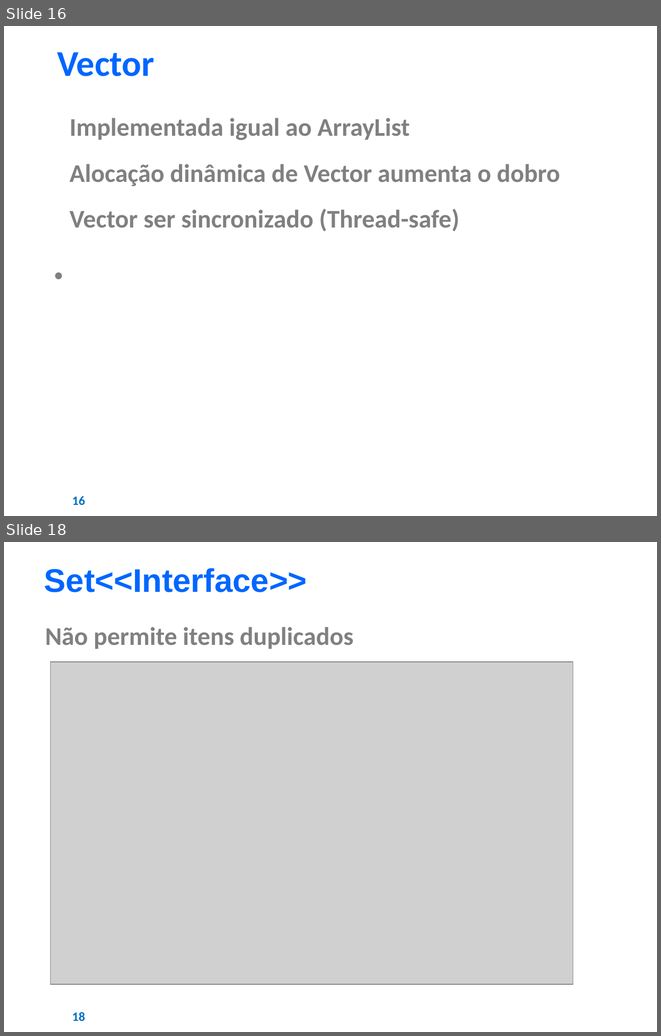
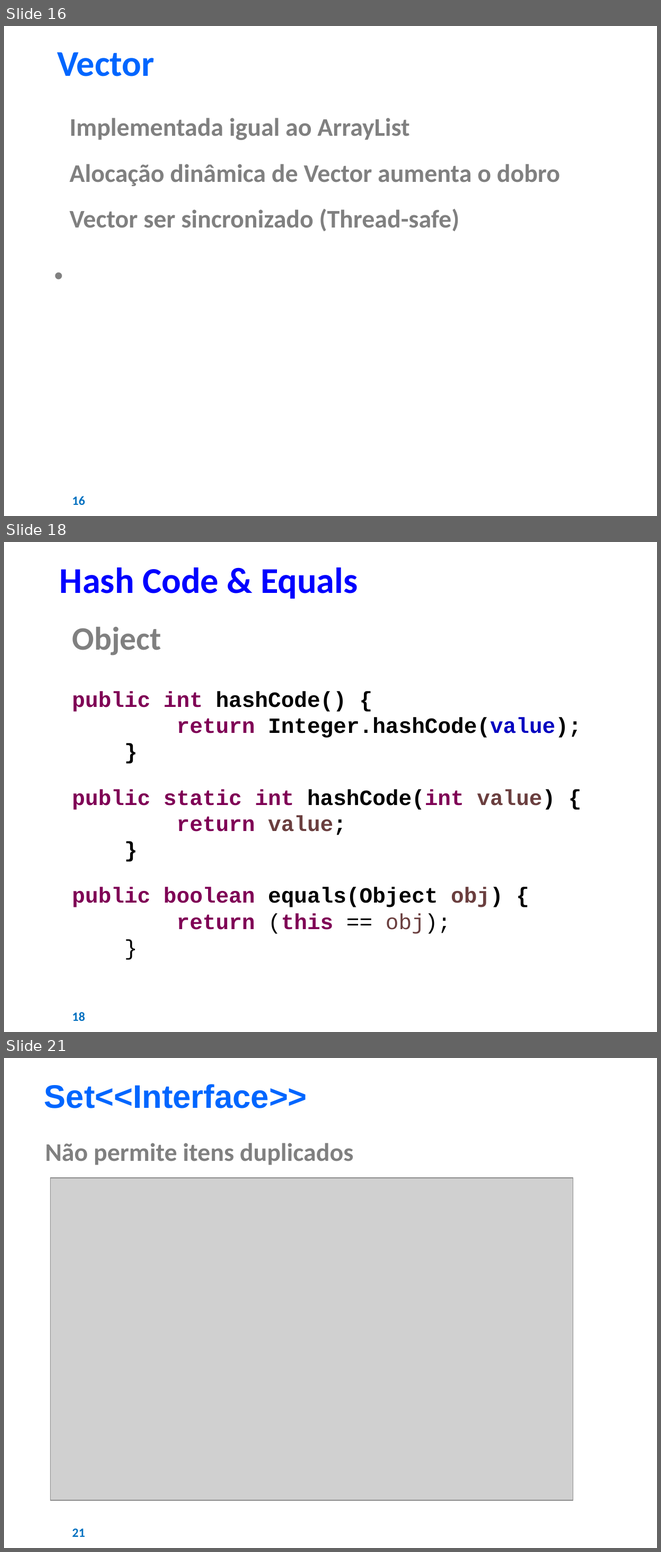
Before and after one commit to AJKFreitas/collections-learning, a slide deck: Estudos - Collections Framework.pptx. Shown one above the other, each under a label of ours: slides 16 and 18 before the commit, slides 16, 18 and 21 after it; the slides between them are not shown. The pictures are 661x1036 and 661x1552 pixels, drawn with LibreOffice and Linux fonts; fonts in the diff are those of the drawing; grey boxes stand for pictures; background and template pictures are left out. Boxes give left, top, right and bottom in pixels: in the first picture for what was removed or moved away, otherwise in the second. Text is boxed around its words. In the diff, an @@ line names an element or a change of style, - is before the commit and + after.

```diff
--- a/Estudos - Collections Framework.pptx
+++ b/Estudos - Collections Framework.pptx
@@ slide 18 added at (x1=4, y1=542, x2=657, y2=1032), background #FFFFFF @@
@@ text added at (x1=60, y1=567, x2=358, y2=599), 40 pt, text #0000FF, bold @@
+Hash Code & Equals
@@ text added at (x1=72, y1=627, x2=161, y2=655), 36 pt, text #808080, bold @@
+● Object
@@ text added at (x1=72, y1=691, x2=581, y2=934), 24 pt, text #000000, bold @@
+public int hashCode() {
+return Integer.hashCode(value);
+}
+public static int hashCode(int value) {
+return value;
+}
+public boolean equals(Object obj) {
+return (this == obj);
+}
@@ page number added at (x1=72, y1=1012, x2=85, y2=1021), 14 pt, text #0070C0, bold @@
+18
@@ what was slide 18 is now slide 21 @@
@@ page number at (x1=72, y1=1528, x2=85, y2=1537): text changed @@
-18
+21
```
Also in this commit, not shown: 16 slides changed, 5 other slides added, 2 slides removed, 1 other file.
